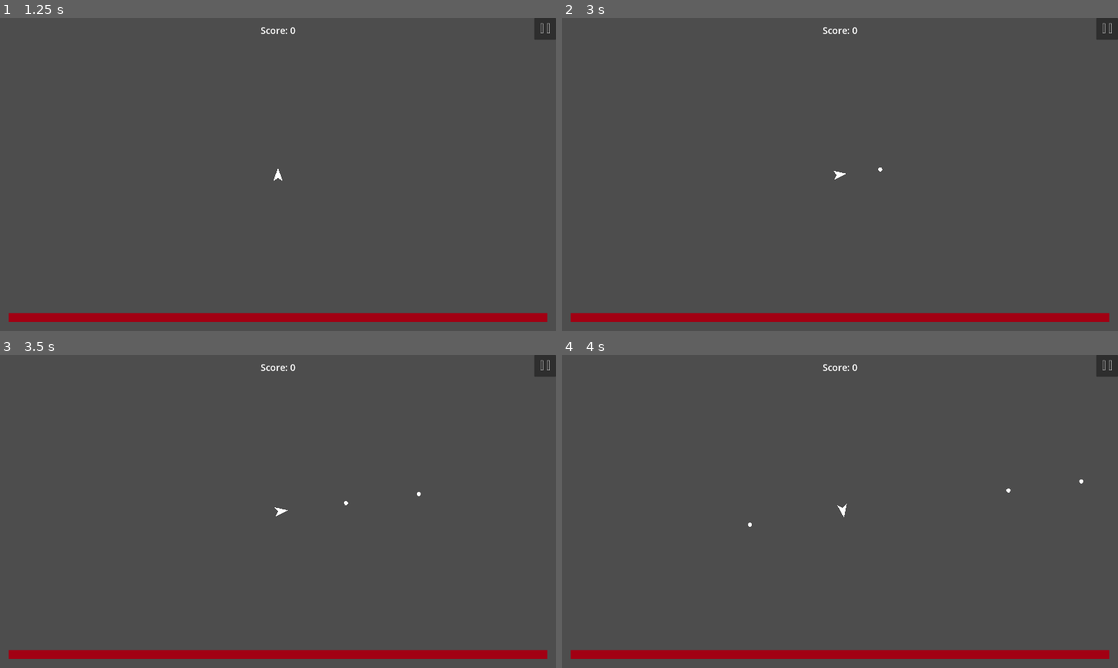
Above: before the commit, frames 1-4 (two rows, left to right).
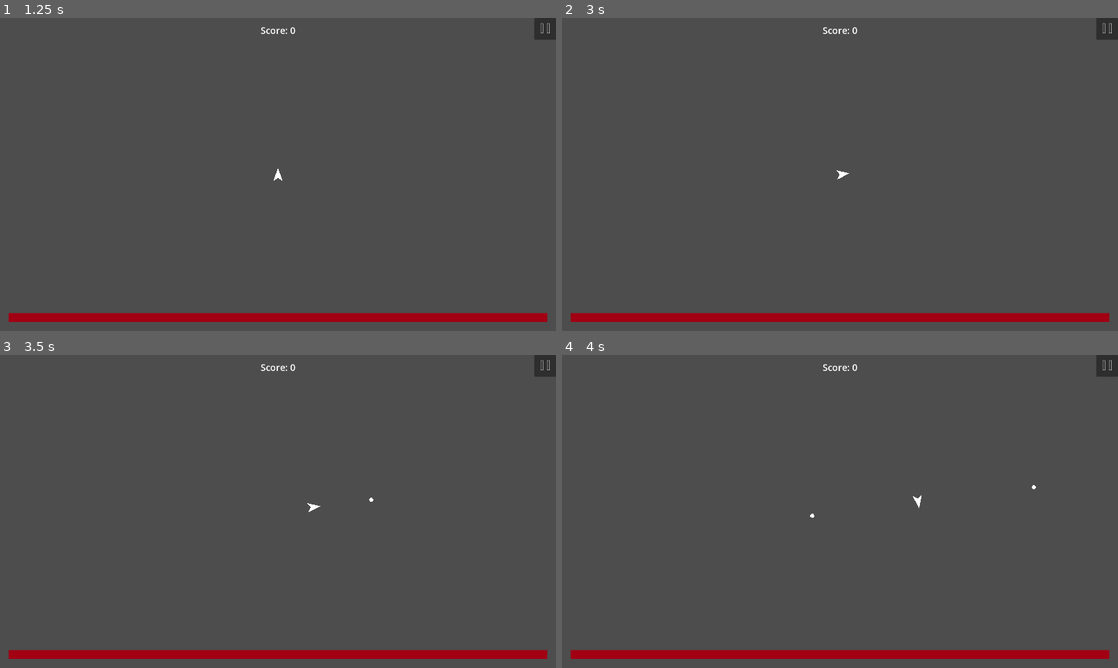
Above: after the commit, the same moments.

Repository: CoilSeb/AsteroidsPersonal
Game: Godot game, scene res://Scenes/Screens/Start Screen/StartScreen.tscn
The game is run twice, just before and just after one commit, with the same random seed, the same clock (stepped at 60 frames per second) and the same inputs.
Inputs (mouse positions are in pixels of both pictures, inside the frame that each line leads up to):
- Up to frame 1 (1.25 s): click "Start Game" at 0.5 s
- Up to frame 2 (3 s): click (1106, 27) at 1.25 s; click "Restart Game" at 2 s; tap Enter at 2.75 s; move the mouse to (962, 158) at 2.77 s; press the mouse at (962, 158) at 2.78 s; hold D (rotate_right) from 2.78 s (still down)
- Up to frame 3 (3.5 s): keep holding D (rotate_right); right-click (400, 495) at 3.05 s
- Up to frame 4 (4 s): move the mouse to (728, 527) at 3.52 s; release D (rotate_right) at 3.53 s; release the mouse at (728, 527) at 3.53 s; hold A (rotate_left) from 3.53 s (still down); right-click (728, 527) at 3.6 s; tap Space (shoot) at 3.8 s

Frame 1 is identical in both runs. In frame 2, less than 0.1% of the frame differs, in the area x 48-58%, y 47-52%; in frame 3, less than 0.1%; in frame 4, 0.1%, in the area x 33-94%, y 39-55%.

Commit message:
Update Global Variables and Experience System

Diff:
--- a/Global Scripts/Global.gd
+++ b/Global Scripts/Global.gd
@@ -3,9 +3,11 @@
 # Global Variables
 var health = 500
 var high_score = 0
-var damage_multiplier = 10.0
-var collision_damage = 100
-var experience = 0
+var damage_multiplier = 1
+var collision_damage = 10
+var exp = 0
+var exp_threshold = 100
+var exp_level = 0
 @onready var screen_size = get_viewport().get_visible_rect().size
 
 # Called when the node enters the scene tree for the first time.
--- a/Scenes/Asteroids/Small Asteroid/Small_asteroid.gd
+++ b/Scenes/Asteroids/Small Asteroid/Small_asteroid.gd
@@ -1,6 +1,6 @@
 extends Area2D
 
-const exp_Scene = preload("res://Scenes/Exp/Exp.tscn")
+const exp_Scene = preload("res://Scenes/Experience/Experience.tscn")
 @onready var Ui = get_parent().get_node("UI")
 var screen_size
 var speed: float
--- a/Scenes/Exp/Exp.tscn
+++ b/Scenes/Experience/Experience.tscn
@@ -1,7 +1,7 @@
 [gd_scene load_steps=5 format=3 uid="uid://bd0t3aoaevkyw"]
 
-[ext_resource type="Script" path="res://Scenes/Exp/Exp.gd" id="1_5oukd"]
-[ext_resource type="Texture2D" uid="uid://dvo4y5vj5mvgc" path="res://Scenes/Exp/Sprites/Exp-1.png.png" id="1_gm563"]
+[ext_resource type="Script" path="res://Scenes/Experience/Experience.gd" id="1_up6ha"]
+[ext_resource type="Texture2D" uid="uid://dvo4y5vj5mvgc" path="res://Scenes/Experience/Sprites/Exp-1.png.png" id="2_gfqmc"]
 
 [sub_resource type="CircleShape2D" id="CircleShape2D_7iodp"]
 radius = 54.0093
@@ -9,13 +9,13 @@
 [sub_resource type="CircleShape2D" id="CircleShape2D_pnwvu"]
 radius = 7.0
 
-[node name="Exp" type="Area2D"]
+[node name="Experience" type="Area2D"]
 collision_layer = 8
-script = ExtResource("1_5oukd")
+script = ExtResource("1_up6ha")
 
 [node name="Sprite2D" type="Sprite2D" parent="."]
 texture_filter = 1
-texture = ExtResource("1_gm563")
+texture = ExtResource("2_gfqmc")
 
 [node name="CollisionShape2D" type="CollisionShape2D" parent="."]
 shape = SubResource("CircleShape2D_7iodp")
--- a/Scenes/Player/Player.gd
+++ b/Scenes/Player/Player.gd
@@ -53,7 +53,7 @@
 	if using_mouse == true:
 		rotate(get_angle_to(get_global_mouse_position()) + (0.5 * PI))
 		#rotation = get_angle_to(get_global_mouse_position())
-	if Input.is_action_pressed("move_forward") || Input.is_action_pressed("M2"):
+	if Input.is_action_pressed("move_forward") || Input.is_action_pressed("M1"):
 		velocity += ((Vector2(0, -10) * thrust * delta).rotated(rotation))
 		velocity.limit_length(maxSpeed)
 	else:
@@ -67,7 +67,7 @@
 
 
 	# Shooting
-	if (Input.is_action_pressed("shoot") || Input.is_action_pressed("M1")) && shootTimer.time_left == 0:  # Use action_just_pressed to prevent multiple bullets on a single press
+	if (Input.is_action_pressed("shoot") || Input.is_action_pressed("M2")) && shootTimer.time_left == 0:  # Use action_just_pressed to prevent multiple bullets on a single press
 		var bulletInstance = bulletScene.instantiate()  # Create a new instance of the Bullet scene
 		get_parent().add_child(bulletInstance)  # Add it to the player node or a designated parent node for bullets
 		bulletInstance.global_position = global_position  # Set the bullet's position
--- a/Scenes/UI/UI.gd
+++ b/Scenes/UI/UI.gd
@@ -25,7 +25,7 @@
 	restart_pause.visible = false
 	high_score_label.visible = false
 	health_bar.max_value = Global.health
-	Global.experience = 0
+	Global.exp = 0
 
 
 func _process(_delta):
@@ -70,9 +70,8 @@
 func update_health(amount):
 	Global.health += amount
 	health_bar.value = Global.health
-	print(health_bar.value)
+	#print(health_bar.value)
 	if Global.health <= 0:
-		GameScene.game_over()
 		score_label.set("theme_override_font_sizes/font_size", 56)
 		score_label.position.y = Global.screen_size.y/2 - 45
 		restart_button.visible = true
@@ -81,11 +80,16 @@
 		if score > Global.high_score:
 			Global.high_score = score
 			Global.save_score()
-
+		GameScene.game_over()
 
 func update_exp(amount):
-	Global.experience += amount
-	exp_bar.value = Global.experience
+	Global.exp += amount
+	exp_bar.value = Global.exp
+	if Global.exp >= Global.exp_threshold:
+		Global.exp -= Global.exp_threshold
+		Global.exp_threshold *= 1.5
+		exp_bar.max_value = Global.exp_threshold
+		exp_bar.value = Global.exp
 
 
 func _on_restart_pressed():
@@ -94,6 +98,11 @@
 
 func restart():
 	Global.health = 500
+	Global.damage_multiplier = 1.0
+	Global.collision_damage = 10
+	Global.exp = 0
+	Global.exp_level = 0
+	Global.exp_threshold = 100
 	if get_tree().paused:
 		toggle_pause_menu()
 		GameScene.get_tree().reload_current_scene()
Renamed: Scenes/Exp/Exp.gd -> Scenes/Experience/Experience.gd
Renamed: Scenes/Exp/Sprites/Exp-1.png.png -> Scenes/Experience/Sprites/Exp-1.png.png
Not shown, changed: Scenes/Experience/Sprites/Exp-1.png.png.import
